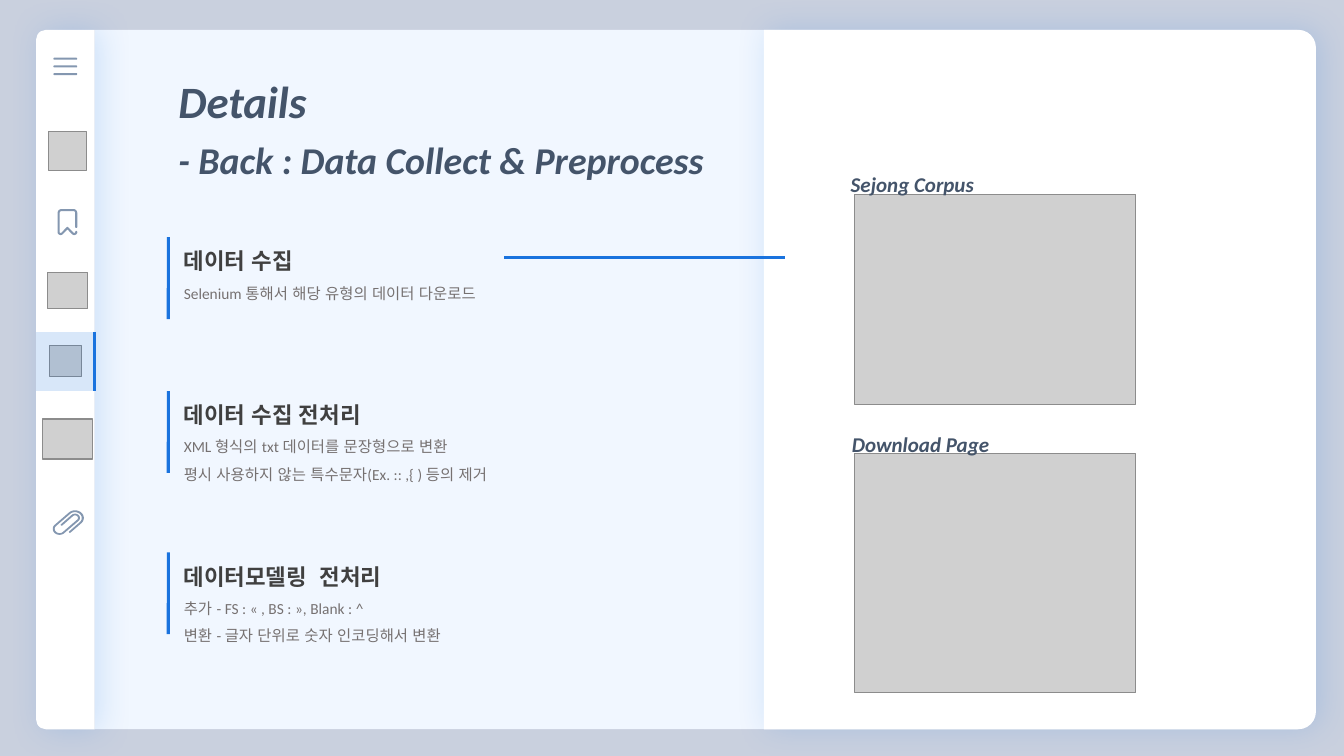
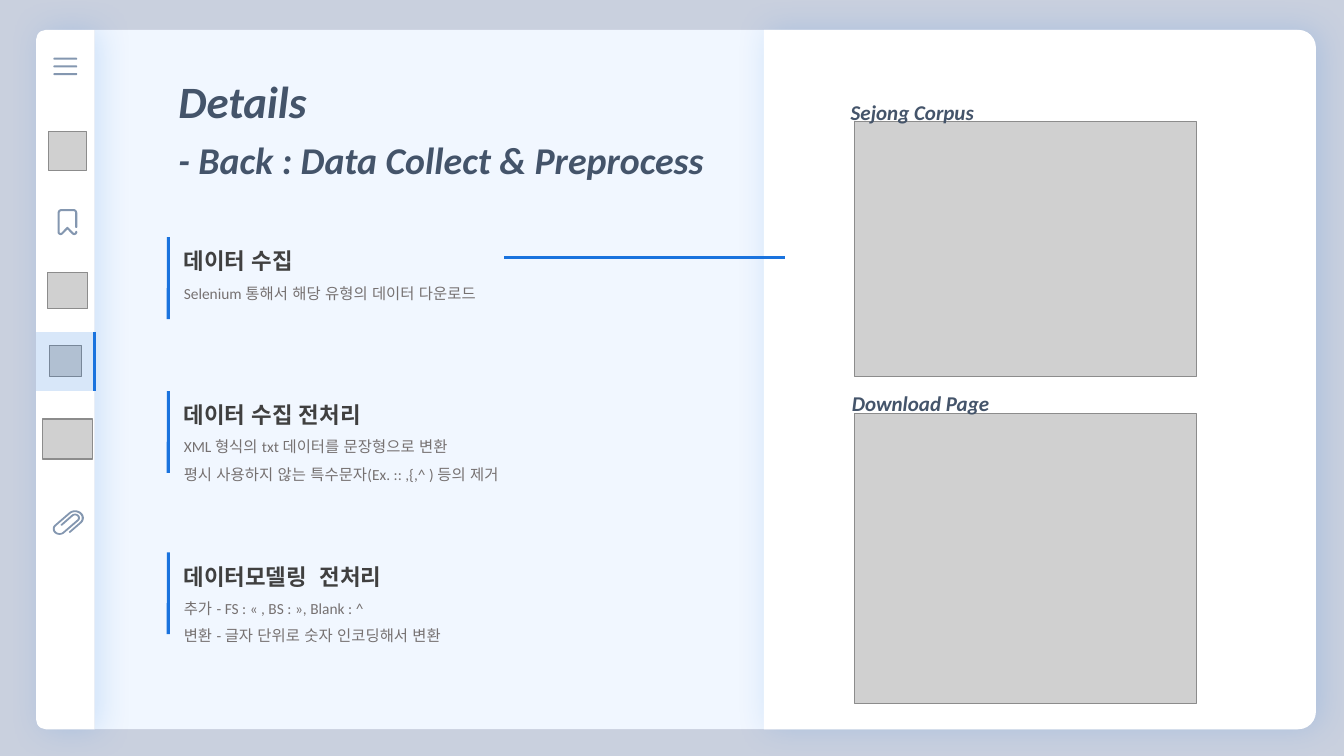
Before and after one commit to florentious/AutoGenerating_VariableName, a slide deck: slide 16 of Text/Presentation/presentation_ver0_4.pptm (slide 15 before the commit). Drawn at 1344x756 pixels with LibreOffice and Linux fonts; fonts in the diff are those of the drawing; grey boxes stand for pictures. Boxes give left, top, right and bottom in pixels: in the first picture for what was removed or moved away, otherwise in the second. Text is boxed around its words. In the diff, an @@ line names an element or a change of style, - is before the commit and + after.

```diff
--- a/Text/Presentation/presentation_ver0_4.pptm
+++ b/Text/Presentation/presentation_ver0_4.pptm
@@ text "Sejong Corpus": place and size @@
-text "Sejong Corpus" at (851,177,974,199)
+text "Sejong Corpus" at (851,105,974,126)
@@ picture: place and size @@
-picture at (855,195,1136,405)
+picture at (855,122,1197,377)
@@ text "Download Page": place and size @@
-text "Download Page" at (852,434,989,458)
+text "Download Page" at (852,394,989,418)
@@ picture: place and size @@
-picture at (855,454,1136,693)
+picture at (855,413,1197,704)
@@ text at (184,467,498,482): text changed @@
-평시 사용하지 않는 특수문자(Ex. :: ,{ ) 등의 제거
+평시 사용하지 않는 특수문자(Ex. :: ,{,^ ) 등의 제거
```
Also in this commit, not shown: 8 other slides changed, 2 slides added, 1 slide removed, 22 other files.
